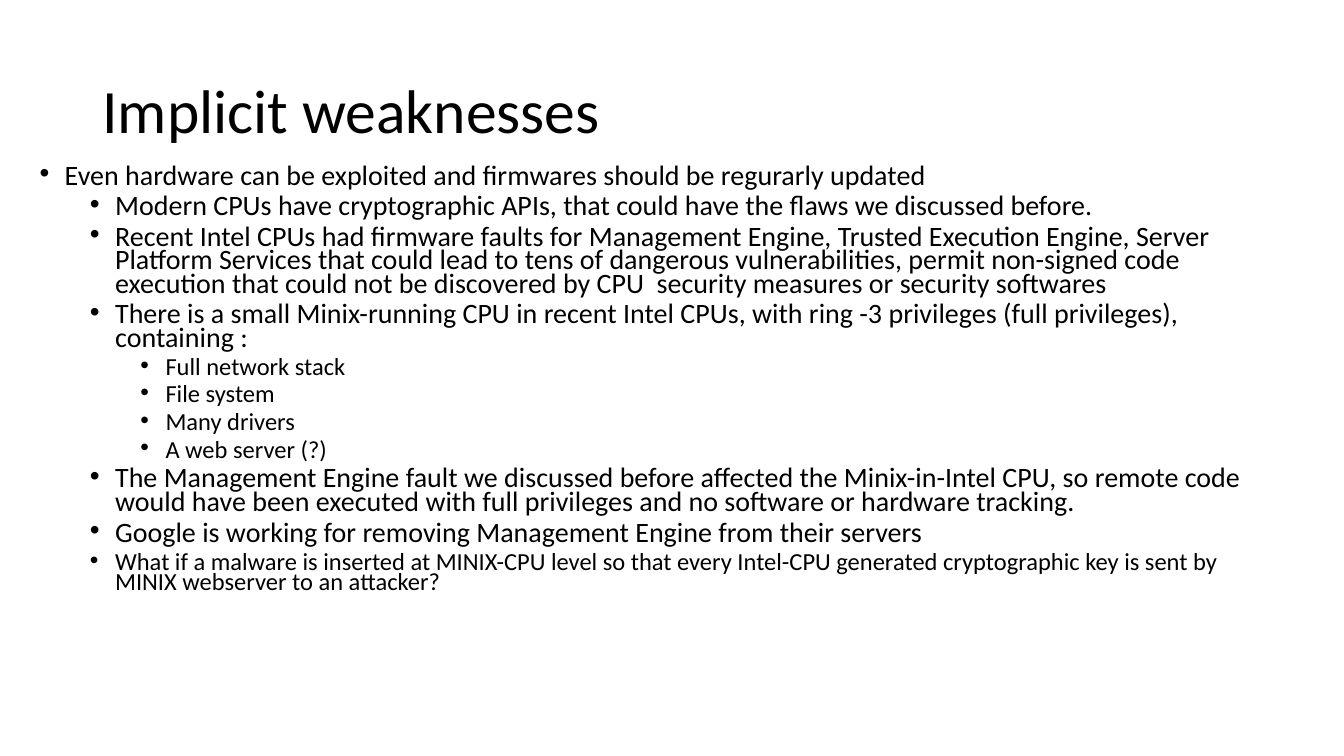
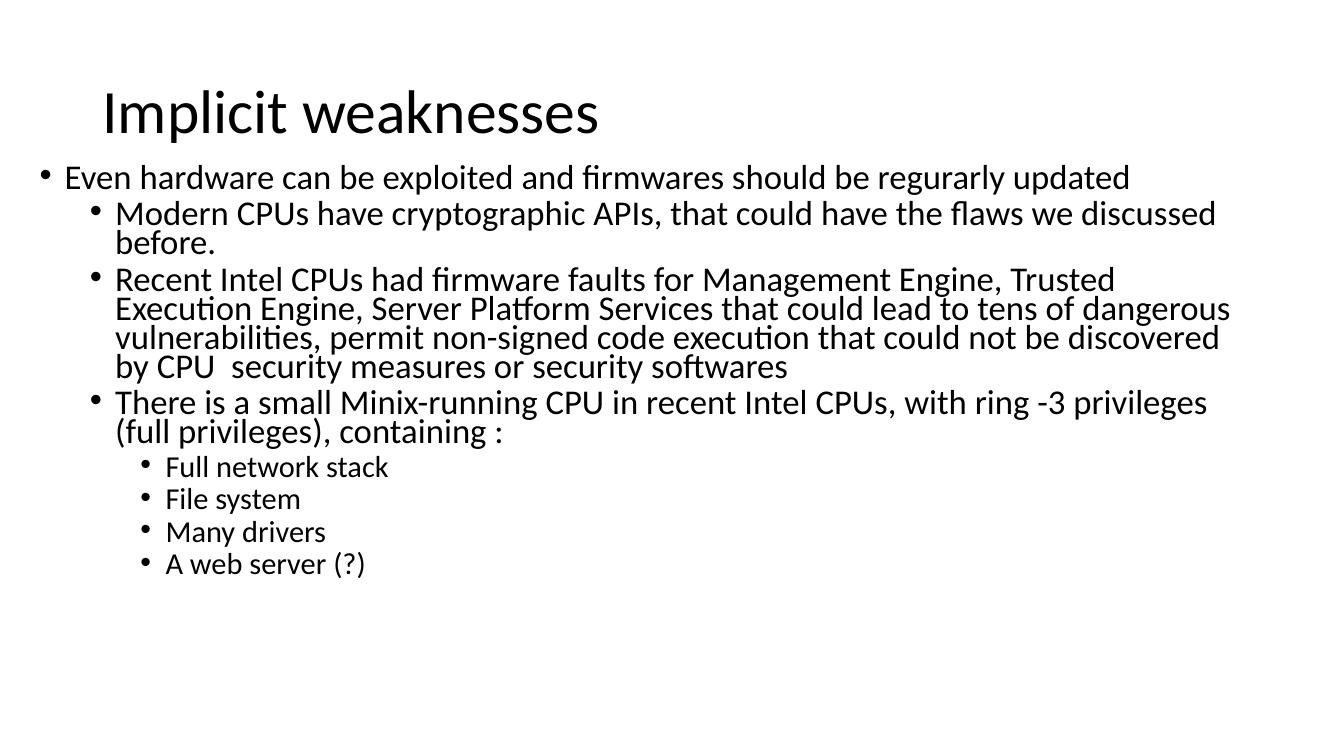
Before and after one commit to fparricelli/Encrypted-data-exchange-between-two-Arduino-boards-using-Symmetric-Encryption, a slide deck: slide 26 of Documentazione e cose così/Slide_concettuali_Luca.pptx (slide 22 before the commit). Drawn at 1344x756 pixels with LibreOffice and Linux fonts; fonts in the diff are those of the drawing. Boxes give left, top, right and bottom in pixels: in the first picture for what was removed or moved away, otherwise in the second. Text is boxed around its words. In the diff, an @@ line names an element or a change of style, - is before the commit and + after.

```diff
--- a/Documentazione e cose così/Slide_concettuali_Luca.pptx
+++ b/Documentazione e cose così/Slide_concettuali_Luca.pptx
@@ text "Even hardware can be exploited ..." at [65, 165, 1230, 575]: size 20 to 24.8 pt; size 17.5 to 21.7 pt in "Full network stack", "File system", "Many drivers", "A web server (?)" @@
@@ text at [115, 467, 1240, 590]: paragraphs removed @@
-  • The Management Engine fault we discussed before affected the Minix-in-Intel CPU, so remote code would have been executed with full privileges and no software or hardware tracking.
-  • Google is working for removing Management Engine from their servers
-  • What if a malware is inserted at MINIX-CPU level so that every Intel-CPU generated cryptographic key is sent by MINIX webserver to an attacker?
```
Also in this commit, not shown: 5 other slides changed, 5 slides added, 32 other files.
